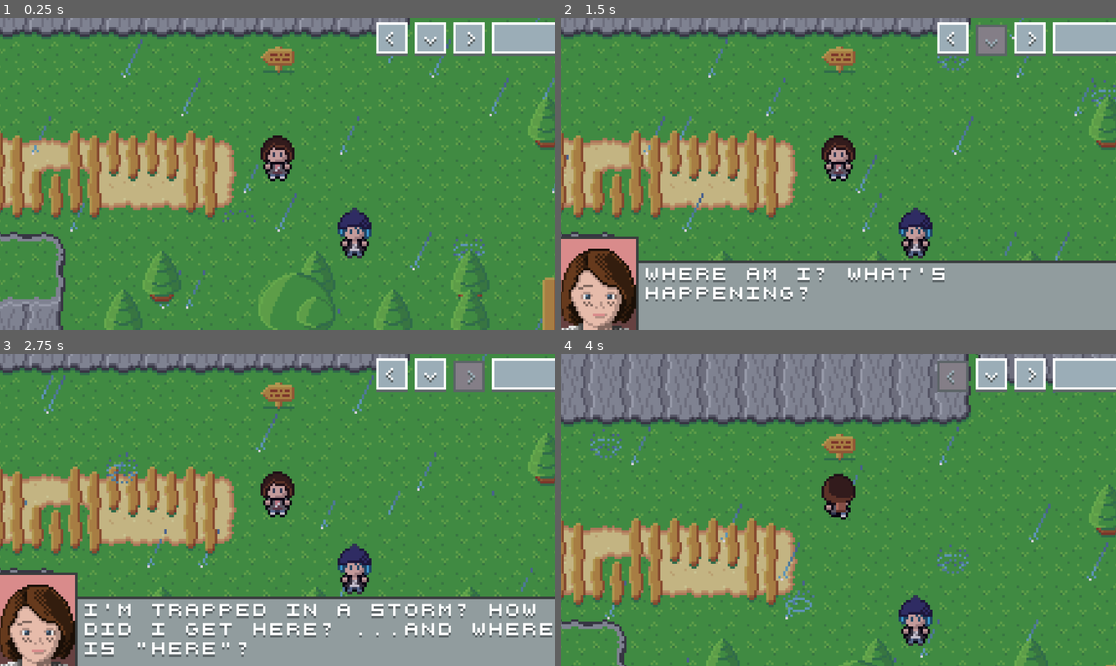
Above: before the commit, frames 1-4 (two rows, left to right).
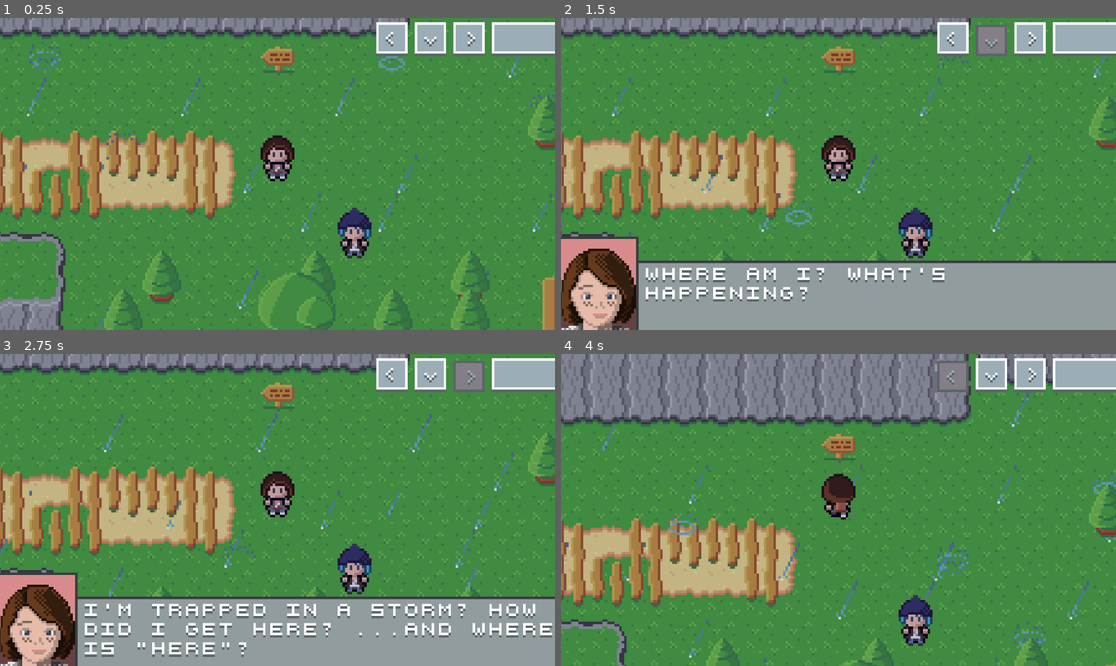
Above: after the commit, the same moments.

Repository: minkezhang/lis
Game: Godot game, scene res://scenes/level/level.tscn
Same seed, same stepped clock (60 frames per second), same inputs: the game is played once before the commit and once after it. The project has no main scene, so this scene is started directly.
Inputs:
- Up to frame 1 (0.25 s): no input
- Up to frame 2 (1.5 s): tap Enter (ui_accept) at 0.5, 0.77 s; hold Right (ui_right) 0.53-1.28 s; hold Down (ui_down) from 1.28 s (still down)
- Up to frame 3 (2.75 s): tap Enter (ui_accept) at 1.52 s; release Down (ui_down) at 2.03 s; hold Right (ui_right) from 2.03 s (still down)
- Up to frame 4 (4 s): release Right (ui_right) at 2.78 s; hold Up (ui_up) 2.78-3.53 s; tap Enter (ui_accept) at 3.02, 3.77 s; hold Left (ui_left) from 3.53 s (still down)

The runs differ from the first frame. In frame 1, 1.5% of the frame differs, in the area x 4-100%, y 0-100%; in frame 2, 1.1%; in frame 3, 1.0%; in frame 4, 1.5%.

Commit message:
Add interact layer to map

Diff:
--- a/scenes/level/overworld/map/map.tscn
+++ b/scenes/level/overworld/map/map.tscn
@@ -9,6 +9,7 @@
 [ext_resource type="Script" path="res://scenes/level/overworld/map/obstacles.gd" id="5_q02i5"]
 [ext_resource type="Script" path="res://scenes/level/overworld/map/ambient.gd" id="5_vyxyu"]
 [ext_resource type="PackedScene" uid="uid://hr48qut5jo31" path="res://scenes/character/chloe/chloe.tscn" id="6_rhyh0"]
+[ext_resource type="Texture2D" uid="uid://bh68nguvgnspx" path="res://scenes/level/overworld/map/assets/bubble.png" id="8_krpu1"]
 
 [sub_resource type="TileSetAtlasSource" id="TileSetAtlasSource_6f3pr"]
 texture = ExtResource("2_b4jic")
@@ -326,6 +327,13 @@
 [sub_resource type="TileSet" id="TileSet_cdcdt"]
 sources/0 = SubResource("TileSetAtlasSource_yeyi0")
 
+[sub_resource type="TileSetAtlasSource" id="TileSetAtlasSource_8o283"]
+texture = ExtResource("8_krpu1")
+0:0/0 = 0
+
+[sub_resource type="TileSet" id="TileSet_xat4a"]
+sources/0 = SubResource("TileSetAtlasSource_8o283")
+
 [node name="Map" type="Node2D"]
 script = ExtResource("1_w0cgk")
 
@@ -374,6 +382,14 @@
 layer_0/tile_data = PackedInt32Array(1966123, 0, 1, 2031659, 0, 1, 2097200, 0, 1, 2097201, 0, 1, 2162722, 0, 1, 2162723 …(3182 unchanged characters)…
 script = ExtResource("5_q02i5")
 
+[node name="Interactions" type="TileMap" parent="."]
+z_index = 101
+tile_set = SubResource("TileSet_xat4a")
+format = 2
+layer_0/name = "Dialog"
+layer_0/tile_data = PackedInt32Array(1572902, 0, 0, 589837, 0, 0, 131084, 0, 0, 196620, 0, 0)
+script = ExtResource("5_q02i5")
+
 [node name="Characters" type="Node2D" parent="."]
 z_index = 2
 y_sort_enabled = true
Binary file added: scenes/level/overworld/map/assets/bubble.aseprite
Binary file added: scenes/level/overworld/map/assets/bubble.png
Not shown, added: scenes/level/overworld/map/assets/bubble.png.import
Not shown: 1 places in scenes/level/overworld/map/map.tscn that only renumber resources
